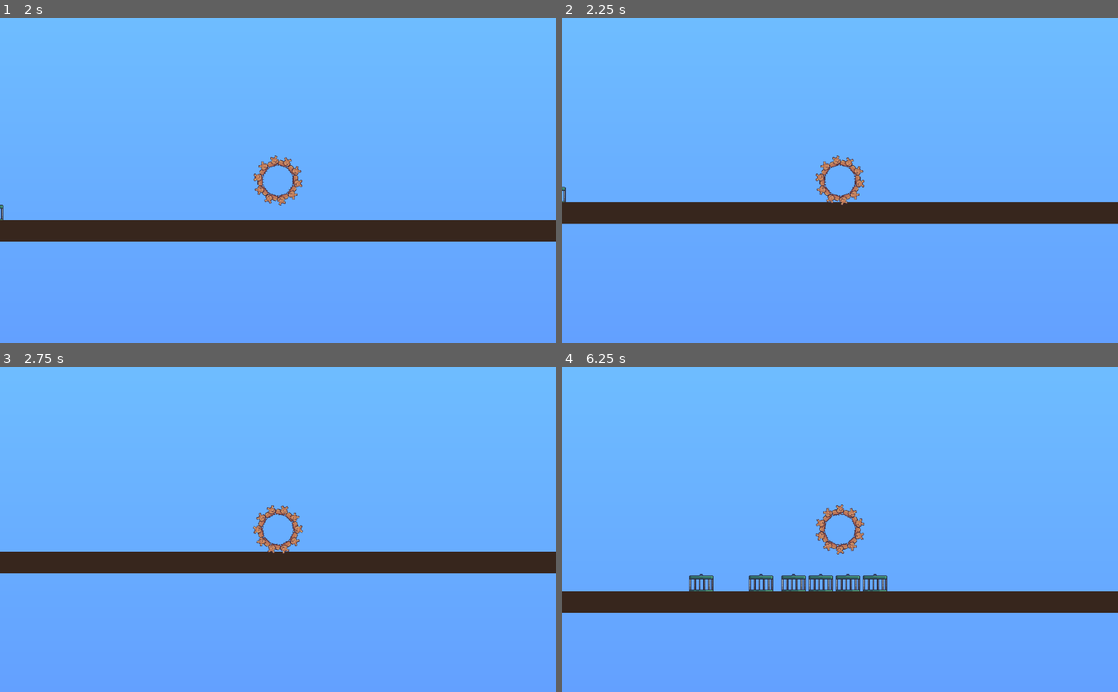
Above: before the commit, frames 1-4 (two rows, left to right).
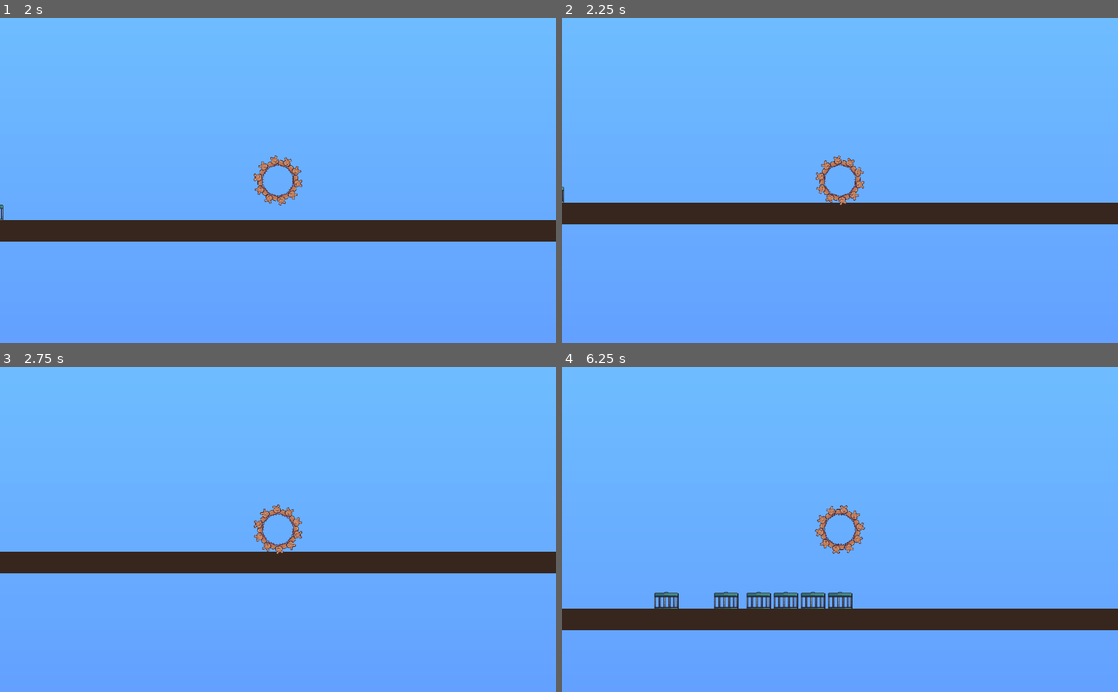
Above: after the commit, the same moments.

Repository: MichaelBelousov/optt-multiplayer-jam
Game: Godot game, scene res://levels/Level3.tscn
Two runs of this game, one before a commit and one after it. Both use one fixed random seed, a clock stepped at 60 frames per second and the inputs below. This scene is started directly instead of the project's main scene.
Inputs:
- Up to frame 1 (2 s): tap Enter at 0.5 s; hold D (move_right) 0.53-1.28 s; tap Left (p2_move_left) at 0.6 s; tap Space at 0.77, 1.52 s; hold A (move_left) from 1.28 s (still down); tap Right (p2_move_right) at 1.35 s
- Up to frame 2 (2.25 s): release A (move_left) at 2.03 s; hold D (move_right) from 2.03 s (still down); hold Up (p2_move_up) from 2.03 s (still down)
- Up to frame 3 (2.75 s): keep holding D (move_right); keep holding Up (p2_move_up)
- Up to frame 4 (6.25 s): release D (move_right) at 2.78 s; release Up (p2_move_up) at 2.78 s; hold W (move_up) 2.78-3.53 s; tap Left (p2_move_left) at 2.85, 5.1 s; tap Space at 3.02, 3.77, 4.52, 6.02 s; hold A (move_left) 3.53-5.78 s; tap Right (p2_move_right) at 3.6, 5.85 s; tap Up (p2_move_up) at 4.35 s; hold D (move_right) from 5.78 s (still down)

Frame 1 is identical in both runs. In frame 2, 0.8% of the frame differs, in the area x 0-100%, y 42-64%; in frame 3, 0.5%; in frame 4, 12%, in the area x 0-100%, y 42-81%.

Commit message:
satisfy victory condition only once

Diff:
--- a/src/flag.gd
+++ b/src/flag.gd
@@ -11,10 +11,11 @@
 
 
 func victory() -> void:
-  var victory_overlay = preload("res://ui/VictoryOverlay.tscn").instance()
-  get_tree().current_scene.add_child(victory_overlay)
-  victory_satisified = true
-  $sfx_Victory.play()
+  if not victory_satisified:
+    victory_satisified = true
+    var victory_overlay = preload("res://ui/VictoryOverlay.tscn").instance()
+    get_tree().current_scene.add_child(victory_overlay)
+    $sfx_Victory.play()
 
 
 func _unhandled_input(evt) -> void:
